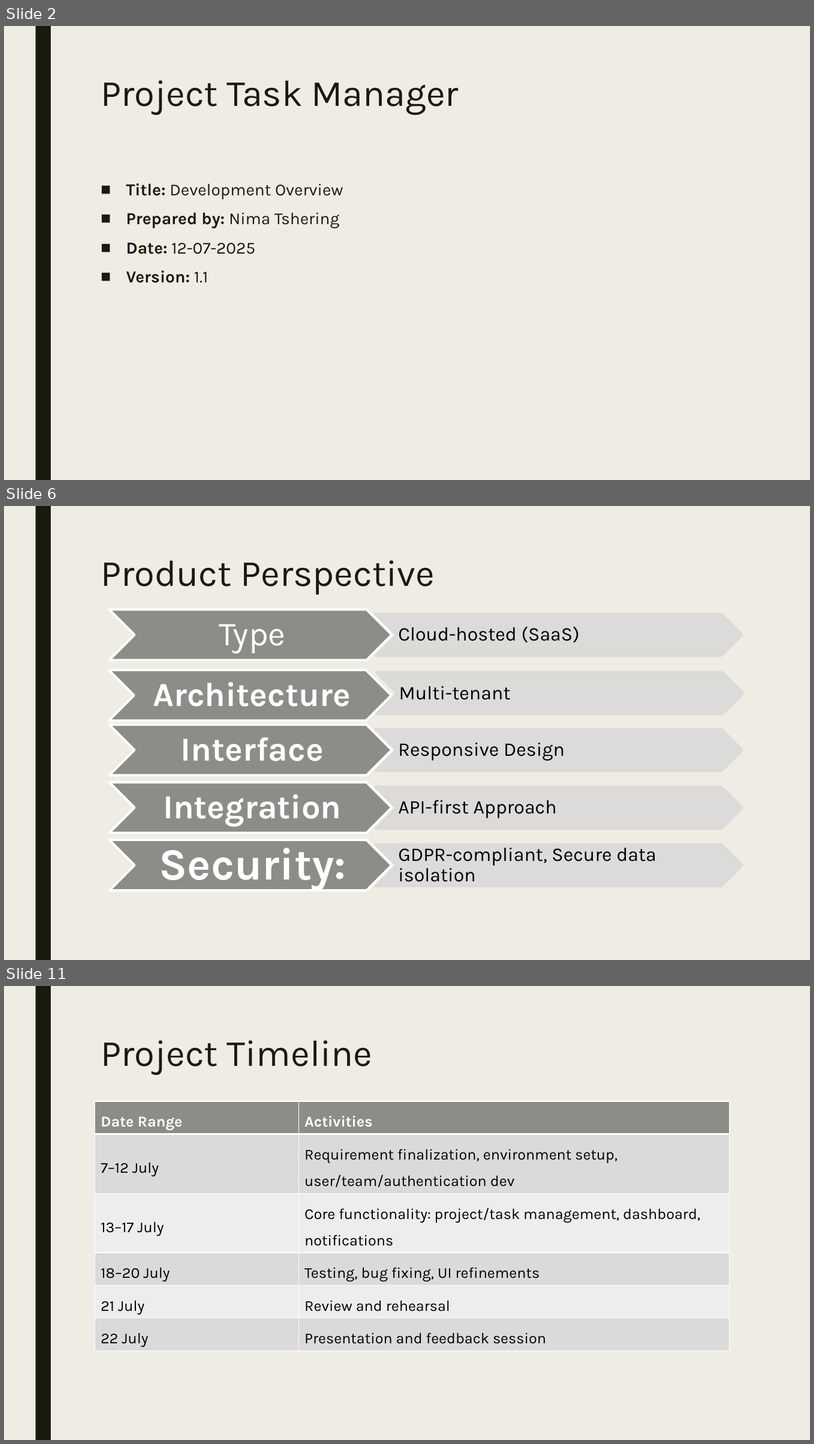
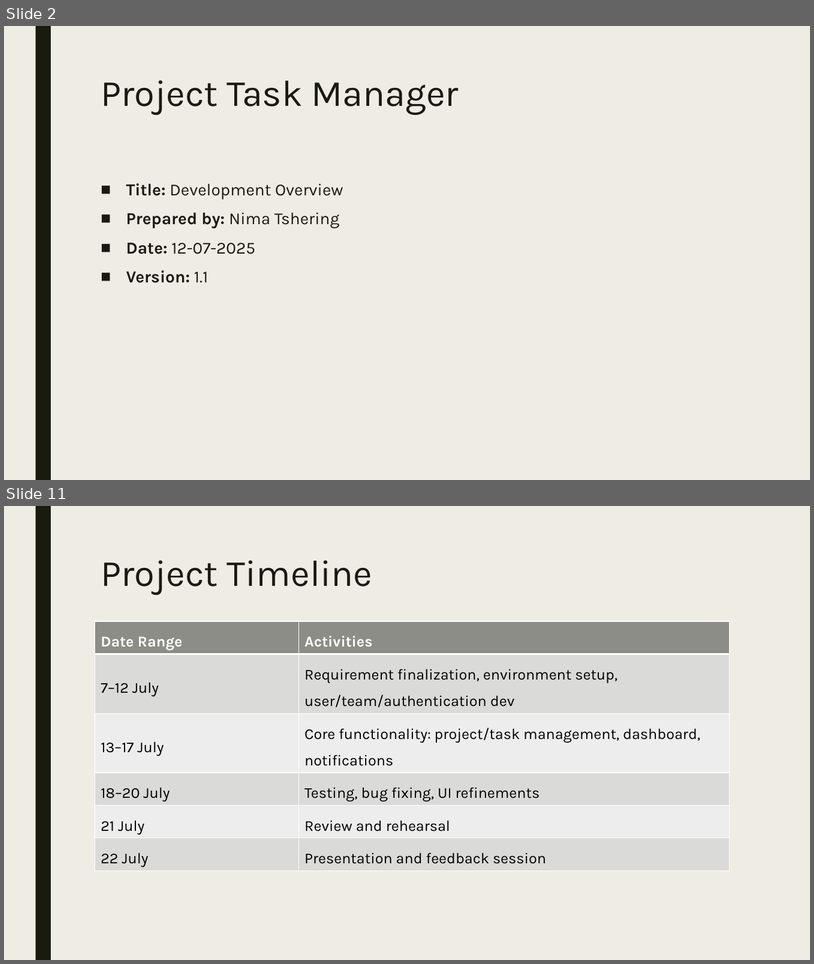
Before and after one commit to nimatshering/capstone-project, a slide deck: Presentation.pptx. Shown one above the other, each under a label of ours: slides 2, 6 and 11 before the commit, slides 2 and 11 after it; the slides between them are not shown. The pictures are 814x1444 and 814x964 pixels, drawn with LibreOffice and Linux fonts; fonts in the diff are those of the drawing. Boxes give left, top, right and bottom in pixels: in the first picture for what was removed or moved away, otherwise in the second. Text is boxed around its words. In the diff, an @@ line names an element or a change of style, - is before the commit and + after.

```diff
--- a/Presentation.pptx
+++ b/Presentation.pptx
@@ slide 6 removed at bbox=[4, 506, 810, 960], background #EFEDE3; not listed: 1 template element that a slide beside it also shows @@
@@ title removed at bbox=[101, 560, 435, 595] @@
-Product Perspective
@@ group removed at bbox=[109, 609, 744, 890]: 10 chevrons, 10 texts @@
-Type
-Cloud-hosted (SaaS)
-Architecture
-Multi-tenant
-Interface
-Responsive Design
-Integration
-API-first Approach
-Security:
-GDPR-compliant, Secure data isolation
```
Also in this commit, not shown: 4 slides changed, 8 slides added, 6 other slides removed, 3 other files.
